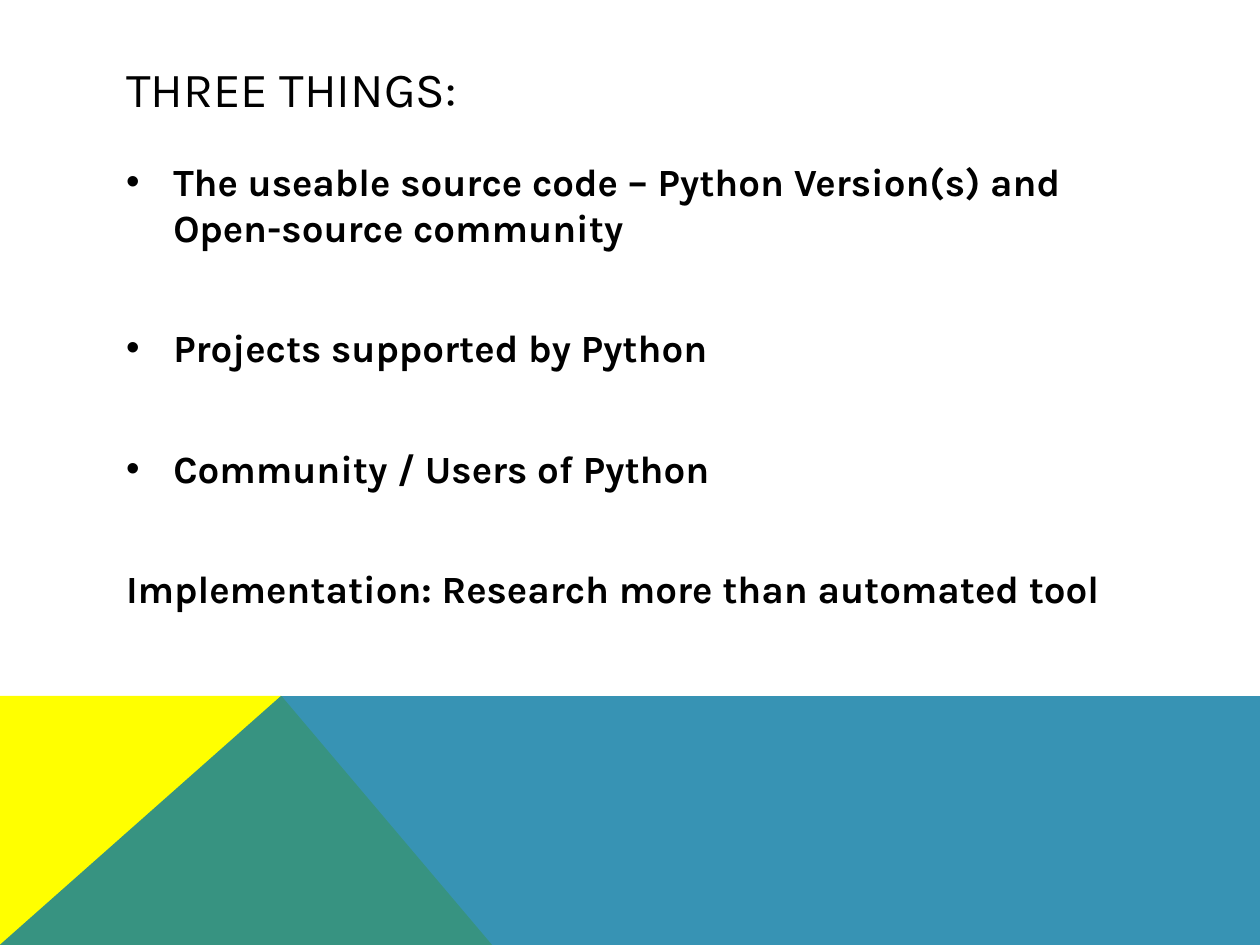
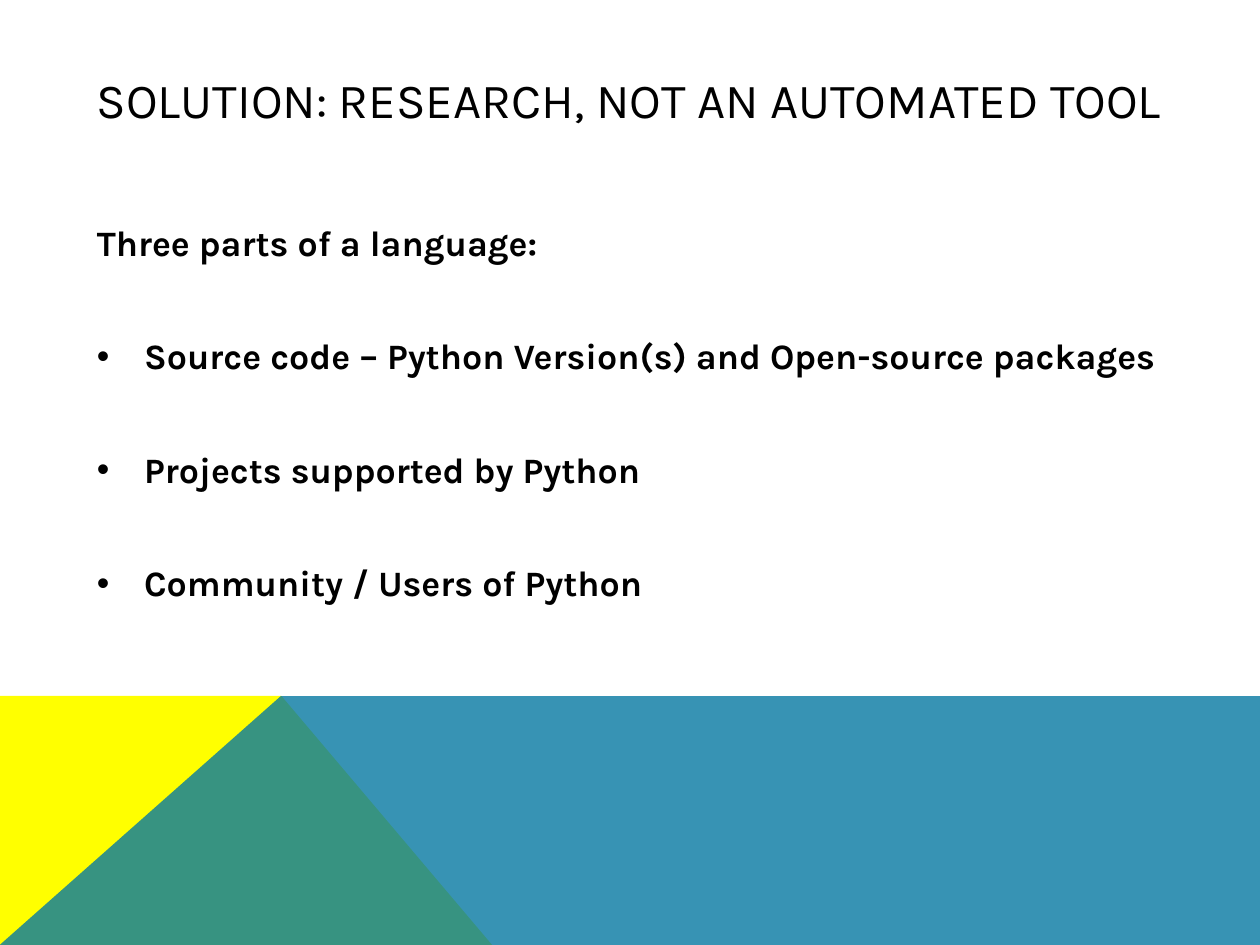
Before and after one commit to eburdon/Seng371-SoftwareEvolutionClassProject, a slide deck: slide 3 of Presentation_PythonEvolution.pptx. Drawn at 1260x945 pixels with LibreOffice and Linux fonts; fonts in the diff are those of the drawing. Boxes give left, top, right and bottom in pixels: in the first picture for what was removed or moved away, otherwise in the second. Text is boxed around its words. In the diff, an @@ line names an element or a change of style, - is before the commit and + after.

```diff
--- a/Presentation_PythonEvolution.pptx
+++ b/Presentation_PythonEvolution.pptx
@@ title at [97,86,1161,124]: text changed @@
-THREE THINGS:
+SOLUTION: RESEARCH, NOT AN AUTOMATED TOOL
@@ text "Three parts of a language:": place and size @@
-text "Three parts of a language:" at [126,167,1099,612]
+text "Three parts of a language:" at [97,231,1155,605]
@@ text at [97,231,1155,378]: text changed; size 22 to 20.4 pt @@
-• The useable source code – Python Version(s) and Open-source community
+Three parts of a language:
+• Source code – Python Version(s) and Open-source packages
@@ text at [144,457,642,605]: size 22 to 20.4 pt in "Projects supported by Python", "Community / Users of Python" @@
@@ text at [126,575,1099,612]: paragraph removed @@
-Implementation: Research more than automated tool
```
Also in this commit, not shown: 8 other slides changed, 1 slide removed.
